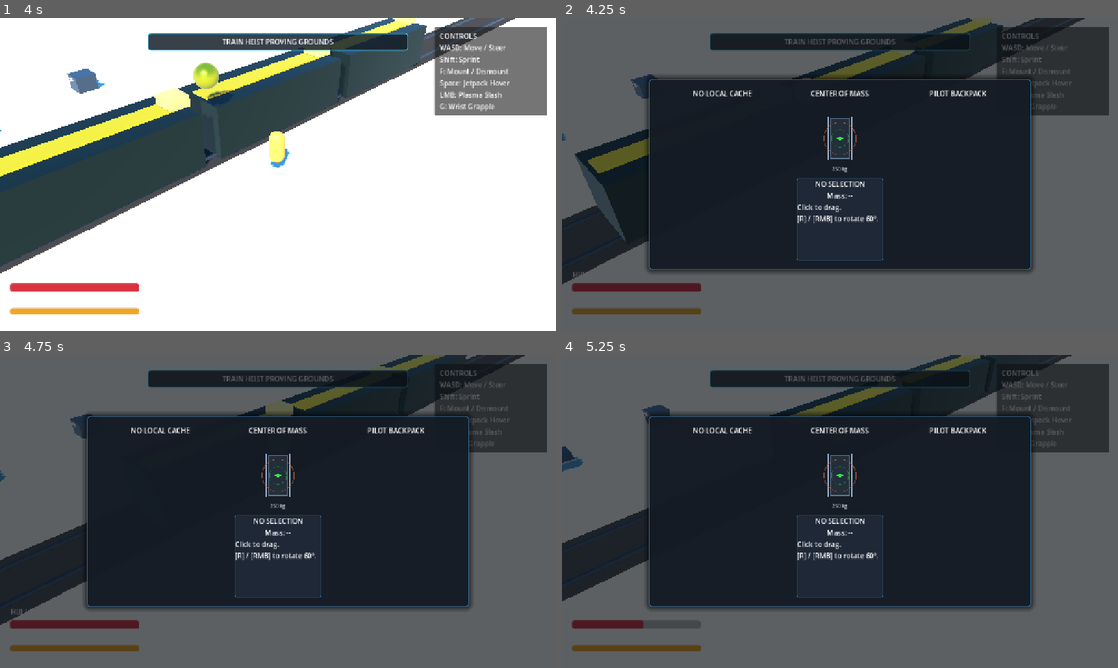
Above: before the commit, frames 1-4 (two rows, left to right).
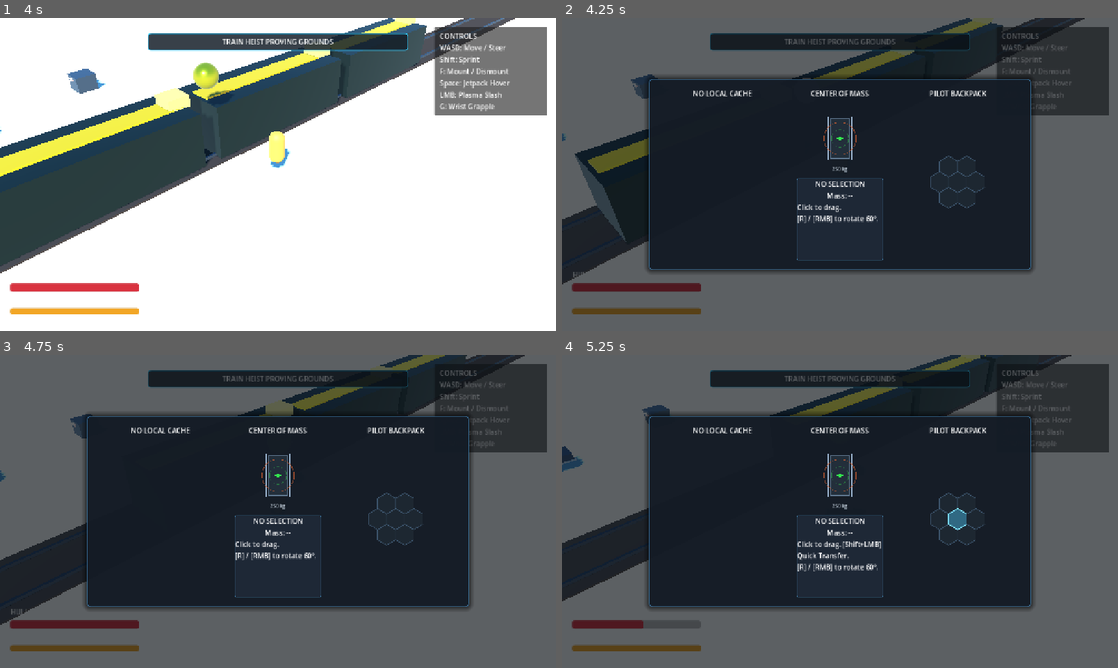
Above: after the commit, the same moments.

Repository: mcintalmo/drift
Game: Godot game, scene res://scenes/world/TrainHeistProvingGrounds.tscn
The game is run twice, just before and just after one commit, with the same random seed, the same clock (stepped at 60 frames per second) and the same inputs. This scene is started directly instead of the project's main scene.
Inputs (mouse positions are in pixels of both pictures, inside the frame that each line leads up to):
- Up to frame 1 (4 s): tap Enter at 0.5 s; move the mouse to (400, 158) at 0.52 s; hold E (pilot_lean_right) 0.53-1.25 s; click (400, 158) at 0.6 s; drag from (166, 190) to (250, 237) at 1.27 s; move the mouse to (333, 105) at 2.02 s; hold E (pilot_lean_right) 2.03-2.75 s; tap G (pilot_wrist_grapple) at 2.1 s; click (333, 105) at 2.17 s; drag from (250, 237) to (111, 127) at 2.77 s; move the mouse to (444, 221) at 3.52 s; hold Q (pilot_lean_left) from 3.53 s (still down); hold Right mouse button (winch_quick) from 3.53 s (still down); click (444, 221) at 3.67 s
- Up to frame 2 (4.25 s): keep holding Q (pilot_lean_left); keep holding Right mouse button (winch_quick); tap Tab (pause_inventory) at 4.15 s
- Up to frame 3 (4.75 s): release Q (pilot_lean_left) at 4.25 s; release Right mouse button (winch_quick) at 4.25 s; tap Enter at 4.25 s; drag from (161, 517) to (194, 433) at 4.27 s
- Up to frame 4 (5.25 s): tap Enter at 5 s; move the mouse to (956, 517) at 5.02 s; hold S (brake_reverse) from 5.03 s (still down); tap R at 5.1 s; click (956, 517) at 5.17 s

Frame 1 is identical in both runs. In frame 2, 0.1% of the frame differs, in the area x 66-76%, y 44-61%; in frame 3, 0.1%; in frame 4, 0.8%, in the area x 42-76%, y 44-70%.
Error before the commit: Invalid access to property or key 'item_placed' on a base object of type 'Node (HexInventoryComponent)'. (res://scripts/ui/hex_grid_control.gd:43)

Commit message:
Add Hex Inventory Quick Transfer (Shift+LMB) and Floating Cursor Drag Ghost with automated tests

Diff:
--- a/scenes/ui/HexInventoryUI.tscn
+++ b/scenes/ui/HexInventoryUI.tscn
@@ -145,3 +145,10 @@
 layout_mode = 2
 size_flags_vertical = 3
 script = ExtResource("2_grid")
+
+[node name="FloatingCursorGhost" type="Control" parent="RootControl"]
+layout_mode = 3
+anchors_preset = 0
+offset_right = 40.0
+offset_bottom = 40.0
+mouse_filter = 2
--- a/scripts/components/hex_inventory_component.gd
+++ b/scripts/components/hex_inventory_component.gd
@@ -4,6 +4,7 @@
 signal inventory_changed(items: Array[HexItemData])
 signal item_added(item: HexItemData, root_coord: Vector2i)
 signal item_removed(item: HexItemData)
+signal item_placed(item: HexItemData, root_coord: Vector2i)
 
 @export var container_mount: ContainerMountData
 @export var hex_cell_size_m: float = 0.25
@@ -13,6 +14,19 @@
 var _placed_items: Array[HexItemData] = []
 var _item_root_coords: Dictionary = {} # HexItemData -> Vector2i
 
+var available_slots: Array[Vector2i]:
+	get:
+		if container_mount:
+			return container_mount.slot_layout.duplicate()
+		return []
+
+var placed_items: Dictionary:
+	get:
+		var map: Dictionary = {}
+		for item: HexItemData in _placed_items:
+			map[item.item_id] = item
+		return map
+
 const SQRT_3: float = 1.7320508
 
 func _ready() -> void:
@@ -21,8 +35,10 @@
 
 ## Checks if an item can be placed at a root axial coordinate with a given rotation
 func can_place_item(item: HexItemData, root_coord: Vector2i, rotation_step: int = 0) -> bool:
-	if not item or not container_mount:
+	if not item:
 		return false
+	if not container_mount:
+		container_mount = ContainerMountData.new()
 
 	# Check weight capacity
 	var prospective_mass: float = get_total_items_mass() + item.mass_kg
@@ -51,10 +67,13 @@
 		var target_coord: Vector2i = root_coord + offset
 		_grid_slots[target_coord] = item
 
+	item.root_slot = root_coord
+	item.rotation_step = rotation_step
 	_placed_items.append(item)
 	_item_root_coords[item] = root_coord
 
 	item_added.emit(item, root_coord)
+	item_placed.emit(item, root_coord)
 	inventory_changed.emit(_placed_items)
 	return true
 
@@ -78,6 +97,16 @@
 	item_removed.emit(item)
 	inventory_changed.emit(_placed_items)
 	return true
+
+func get_item_at(coord: Vector2i) -> HexItemData:
+	return _grid_slots.get(coord, null)
+
+func get_item_occupied_slots(item: HexItemData) -> Array[Vector2i]:
+	var slots: Array[Vector2i] = []
+	for coord: Vector2i in _grid_slots:
+		if _grid_slots[coord] == item:
+			slots.append(coord)
+	return slots
 
 ## Returns the sum of all stored items' mass in kg
 func get_total_items_mass() -> float:
--- a/scripts/ui/hex_grid_control.gd
+++ b/scripts/ui/hex_grid_control.gd
@@ -3,7 +3,7 @@
 
 signal cell_clicked(cell: Vector2i, mouse_button: int)
 signal cell_hovered(cell: Vector2i)
-signal item_picked(item: HexItemData, source_slot: Vector2i)
+signal item_picked(item: HexItemData, source_slot: Vector2i, is_quick_transfer: bool)
 
 @export var cell_radius: float = 24.0
 @export var grid_inventory: HexInventoryComponent
@@ -62,7 +62,7 @@
 			if mb.button_index == MOUSE_BUTTON_LEFT and grid_inventory:
 				var item: HexItemData = grid_inventory.get_item_at(cell)
 				if item:
-					item_picked.emit(item, cell)
+					item_picked.emit(item, cell, mb.shift_pressed)
 
 func _draw() -> void:
 	if not grid_inventory:
--- a/scripts/ui/hex_inventory_ui.gd
+++ b/scripts/ui/hex_inventory_ui.gd
@@ -24,15 +24,40 @@
 @onready var tooltip_name: Label = $RootControl/PanelContainer/MarginContainer/HBoxContainer/CenterPanel/TooltipPanel/VBoxContainer/ItemNameLabel
 @onready var tooltip_mass: Label = $RootControl/PanelContainer/MarginContainer/HBoxContainer/CenterPanel/TooltipPanel/VBoxContainer/ItemMassLabel
 @onready var tooltip_desc: Label = $RootControl/PanelContainer/MarginContainer/HBoxContainer/CenterPanel/TooltipPanel/VBoxContainer/ItemDescLabel
+@onready var floating_cursor_ghost: Control = $RootControl/FloatingCursorGhost
 
 func _ready() -> void:
 	root_control.visible = is_open
 	_setup_grid_listeners(left_grid_control)
 	_setup_grid_listeners(right_grid_control)
+	if floating_cursor_ghost:
+		floating_cursor_ghost.draw.connect(_on_draw_floating_ghost)
+
+func _process(_delta: float) -> void:
+	if is_open and held_item and floating_cursor_ghost:
+		floating_cursor_ghost.position = root_control.get_local_mouse_position()
+		floating_cursor_ghost.queue_redraw()
+
+func _on_draw_floating_ghost() -> void:
+	if not held_item or not floating_cursor_ghost:
+		return
+	var color: Color = held_item.item_color if held_item.item_color != Color.TRANSPARENT else Color(0.85, 0.55, 0.2, 0.85)
+	color.a = 0.75
+	var rotated_pts: Array[Vector2i] = held_item.get_rotated_footprint(held_rotation_step)
+	var radius: float = left_grid_control.cell_radius if left_grid_control else 24.0
+
+	for offset_pt: Vector2i in rotated_pts:
+		var center: Vector2 = left_grid_control.hex_to_pixel(offset_pt)
+		var poly: PackedVector2Array = left_grid_control.get_hex_polygon(center, radius * 0.85)
+		floating_cursor_ghost.draw_colored_polygon(poly, color)
+		floating_cursor_ghost.draw_polyline(poly, Color(1, 1, 1, 0.8), 1.5, true)
 
 func _setup_grid_listeners(grid: HexGridControl) -> void:
-	grid.item_picked.connect(func(item: HexItemData, slot: Vector2i) -> void:
-		_start_dragging(item, grid.grid_inventory, slot)
+	grid.item_picked.connect(func(item: HexItemData, slot: Vector2i, is_quick_transfer: bool) -> void:
+		if is_quick_transfer:
+			_quick_transfer_item(item, grid.grid_inventory)
+		else:
+			_start_dragging(item, grid.grid_inventory, slot)
 	)
 	grid.cell_clicked.connect(func(cell: Vector2i, button: int) -> void:
 		if button == MOUSE_BUTTON_LEFT and held_item:
@@ -78,7 +103,6 @@
 		# Check nearby crates
 		var crates: Array[Node] = get_tree().get_nodes_in_group(&"loot_crates")
 		if crates.is_empty():
-			# Try finding GroundCrate nodes directly
 			var all_crates: Array[Node] = get_tree().root.find_children("*Crate*", "GroundCrate", true, false)
 			for c: Node in all_crates:
 				if c is Node3D and is_instance_valid(c):
@@ -132,7 +156,6 @@
 	if not held_item:
 		return
 	held_rotation_step = (held_rotation_step + 1) % 6
-	# Update active grid previews
 	if left_grid_control.is_mouse_inside and left_grid_control.grid_inventory:
 		var is_valid: bool = left_grid_control.grid_inventory.can_place_item(held_item, left_grid_control.hovered_cell, held_rotation_step)
 		left_grid_control.set_custom_drag_preview(held_item, held_rotation_step, left_grid_control.hovered_cell, is_valid)
@@ -153,6 +176,25 @@
 	else:
 		# Invalid drop target
 		pass
+
+func _quick_transfer_item(item: HexItemData, source_inv: HexInventoryComponent) -> void:
+	var destination: HexInventoryComponent = null
+	if source_inv == source_container:
+		destination = target_container
+	else:
+		destination = source_container
+
+	if not destination:
+		return
+
+	# Search all available slots across all 6 rotations for the first valid fit
+	for slot: Vector2i in destination.available_slots:
+		for rot: int in range(6):
+			if destination.can_place_item(item, slot, rot):
+				source_inv.remove_item(item)
+				destination.place_item(item, slot, rot)
+				_update_tooltip(null)
+				return
 
 func _cancel_drag() -> void:
 	if held_item and source_inv_for_drag:
@@ -167,8 +209,8 @@
 	if item:
 		tooltip_name.text = item.item_name
 		tooltip_mass.text = "Mass: %.1f kg" % item.mass_kg
-		tooltip_desc.text = "Hex Footprint: %d cells\nCategory: %s" % [item.hex_footprint.size(), item.item_id]
+		tooltip_desc.text = "Hex Footprint: %d cells\n[Shift+LMB] Quick Transfer\n[R] / [RMB] to rotate." % item.hex_footprint.size()
 	else:
 		tooltip_name.text = "NO SELECTION"
 		tooltip_mass.text = "Mass: --"
-		tooltip_desc.text = "Click an item to drag.\nPress [R] / [RMB] to rotate 60°."
+		tooltip_desc.text = "Click to drag. [Shift+LMB] Quick Transfer.\n[R] / [RMB] to rotate 60°."
--- a/test/unit/test_hex_ui_math.gd
+++ b/test/unit/test_hex_ui_math.gd
@@ -3,12 +3,15 @@
 
 const HexGridControl = preload("res://scripts/ui/hex_grid_control.gd")
 const HexItemData = preload("res://scripts/resources/hex_item_data.gd")
+const HexInventoryComponent = preload("res://scripts/components/hex_inventory_component.gd")
+const ContainerMountData = preload("res://scripts/resources/container_mount_data.gd")
 
 func run_tests() -> Array[Dictionary]:
 	var results: Array[Dictionary] = []
 	results.append(_test_axial_to_pixel_roundtrip())
 	results.append(_test_six_step_rotation_closure())
 	results.append(_test_hex_polygon_vertices_count())
+	results.append(_test_quick_transfer_search())
 	return results
 
 func _test_axial_to_pixel_roundtrip() -> Dictionary:
@@ -42,7 +45,8 @@
 func _test_six_step_rotation_closure() -> Dictionary:
 	var item: HexItemData = HexItemData.new()
 	# Asymmetric L-shape footprint
-	item.hex_footprint = [Vector2i(0, 0), Vector2i(1, 0), Vector2i(1, 1)]
+	var footprint: Array[Vector2i] = [Vector2i(0, 0), Vector2i(1, 0), Vector2i(1, 1)]
+	item.hex_footprint = footprint
 
 	var initial_footprint: Array[Vector2i] = item.get_rotated_footprint(0)
 	var rotated_6_times: Array[Vector2i] = item.get_rotated_footprint(6)
@@ -74,3 +78,45 @@
 		"passed": passed,
 		"message": "Generated hexagon has exactly 6 vertices equidistant (20.0 px) from center"
 	}
+
+func _test_quick_transfer_search() -> Dictionary:
+	var source_inv: HexInventoryComponent = HexInventoryComponent.new()
+	var src_mount: ContainerMountData = ContainerMountData.new()
+	src_mount.slot_layout = [Vector2i(0, 0), Vector2i(1, 0)]
+	source_inv.container_mount = src_mount
+
+	var target_inv: HexInventoryComponent = HexInventoryComponent.new()
+	var tgt_mount: ContainerMountData = ContainerMountData.new()
+	tgt_mount.slot_layout = [Vector2i(0, 0), Vector2i(0, 1), Vector2i(1, 0)]
+	target_inv.container_mount = tgt_mount
+
+	var item: HexItemData = HexItemData.new()
+	item.item_id = &"test_bar"
+	item.mass_kg = 10.0
+	var item_footprint: Array[Vector2i] = [Vector2i(0, 0), Vector2i(0, 1)]
+	item.hex_footprint = item_footprint
+
+	source_inv.place_item(item, Vector2i(0, 0))
+
+	# Simulate quick transfer search
+	var transferred: bool = false
+	for slot: Vector2i in target_inv.available_slots:
+		for rot: int in range(6):
+			if target_inv.can_place_item(item, slot, rot):
+				source_inv.remove_item(item)
+				target_inv.place_item(item, slot, rot)
+				transferred = true
+				break
+		if transferred:
+			break
+
+	var passed: bool = transferred and target_inv.placed_items.has(&"test_bar") and not source_inv.placed_items.has(&"test_bar")
+
+	source_inv.free()
+	target_inv.free()
+
+	return {
+		"name": "test_quick_transfer_search",
+		"passed": passed,
+		"message": "Quick transfer algorithm placed item into target container across 6-rotation search"
+	}
